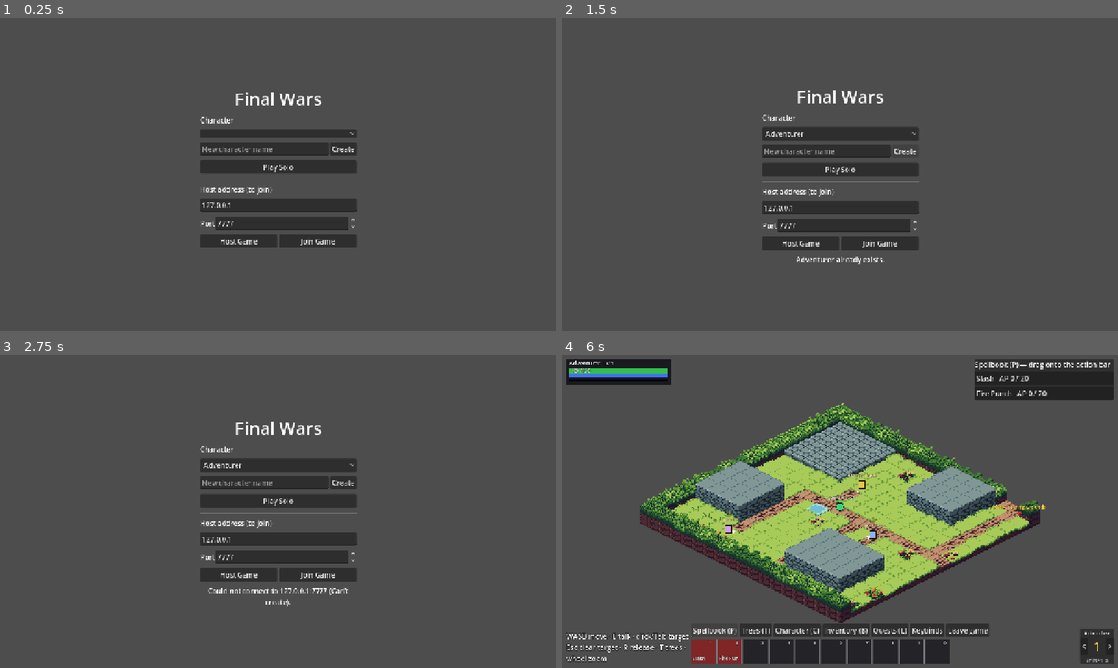
Above: before the commit, frames 1-4 (two rows, left to right).
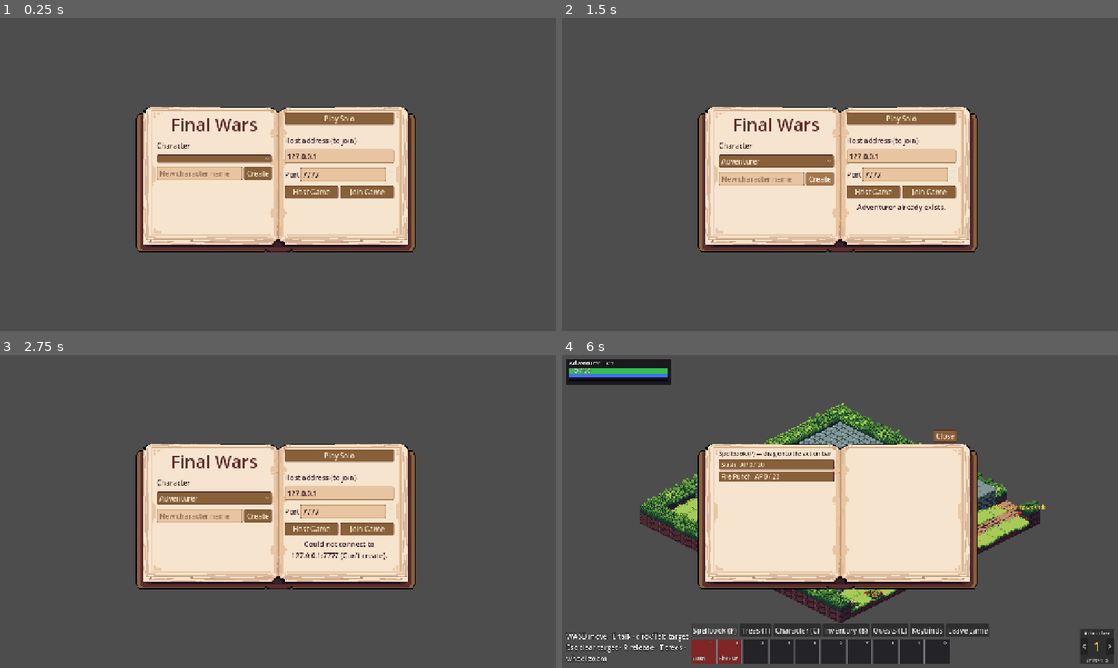
Above: after the commit, the same moments.

Repository: victorduvergermacarons-lang/Final-Wars
Game: Godot game, scene res://scenes/main.tscn
Two runs of this game, one before a commit and one after it. Both use one fixed random seed, a clock stepped at 60 frames per second and the inputs below.
Inputs:
- Up to frame 1 (0.25 s): no input
- Up to frame 2 (1.5 s): click "Create" at 0.5 s; click "Create" at 1.25 s
- Up to frame 3 (2.75 s): click "Join Game" at 2 s
- Up to frame 4 (6 s): click "Create" at 2.75 s; click "Play Solo" at 3.5 s; click "Keybinds" at 4.25 s; click "Done binding" at 5 s; click "Spellbook (P)" at 5.75 s

The runs differ from the first frame. In frame 1, 23% of the frame differs, in the area x 24-75%, y 23-75%; in frame 2, 23%; in frame 3, 24%; in frame 4, 27%, in the area x 24-100%, y 1-75%.

Commit message:
Menus written in the menu book (Layer 1), ink on parchment
A first test of the user's pixel-art book as the backdrop for every menu.

- assets/ui/menu_book.png: Layer 1 of art/menu_book.aseprite (480x270),
  exported with Aseprite's command line.
- BookView: draws the book at the largest whole-pixel scale that fits
  (4x at 1080p, full screen) and offers left page, right page and spread.
- In game: menu windows go on the pages (older left, newer right, a
  third closes the oldest); the ability trees fill the spread; oversized
  windows shrink to fit; a Close button; the HUD stays on top.
- Main menu: title and character left, Play/Host/Join right.
- UiPalette: paper/leather colours from the art and a paper theme (see-
  through window boxes, ink text, leather buttons and tabs, paper fields
  and tooltips). Shared text and rarity colours now read on paper; the
  quest tracker and dialogue box are paper sheets.

Co-Authored-By: Claude Opus 5.5 <noreply@anthropic.com>

Diff:
--- a/data/defs/rarity.gd
+++ b/data/defs/rarity.gd
@@ -10,7 +10,8 @@
 }
 
 const NAMES := ["Common", "Uncommon", "Rare", "Epic"]
-const COLORS := [Color(0.92, 0.92, 0.92), Color(0.3, 0.9, 0.35), Color(0.3, 0.55, 1.0), Color(0.72, 0.38, 1.0)]
+## Name colours, chosen to read as ink on the paper menus (UiPalette).
+const COLORS := [Color("341c27"), Color("2e7d32"), Color("1f5fa8"), Color("7b2fa8")]
 
 
 static func color(id: Id) -> Color:
--- /dev/null
+++ b/ui/book_view.gd
@@ -0,0 +1,110 @@
+class_name BookView
+extends Control
+## The menu book (assets/ui/menu_book.png, Layer 1 of art/menu_book.aseprite)
+## drawn in the middle of the screen at the largest whole number of screen
+## pixels per art pixel that fits (4 at 1080p: the 480×270 art fills the
+## screen). Menus go on its pages: `left_page`, `right_page`, or `spread` (both
+## pages, for big windows). Children of the pages are laid out by fit_pages():
+## top-centred, scaled down if they don't fit. Uses the paper theme.
+
+signal close_requested
+
+const TEXTURE := preload("res://assets/ui/menu_book.png")
+const ART_SIZE := Vector2(480, 270)
+## Writable areas in art pixels, inside the page borders (measured on the art).
+const LEFT_PAGE := Rect2(66, 46, 166, 174)
+const RIGHT_PAGE := Rect2(250, 46, 158, 174)
+## The book's top edge (art y), for the Close button above it.
+const TOP_EDGE := 37.0
+
+var left_page := Control.new()
+var right_page := Control.new()
+var spread := Control.new()
+var close_button: Button
+## Book rect in this control's coordinates, and UI units per art pixel.
+var book_rect := Rect2()
+var art_scale := 1.0
+## Fit the pages' children (fit_pages) whenever the book is laid out.
+## Off for pages whose content fills them by its own anchors (main menu).
+var auto_fit := true
+
+
+func _init(with_close: bool = true) -> void:
+	set_anchors_preset(Control.PRESET_FULL_RECT)
+	mouse_filter = Control.MOUSE_FILTER_STOP # menus are open: clicks don't reach the world
+	theme = UiPalette.paper_theme()
+	for page in [left_page, right_page, spread]:
+		page.mouse_filter = Control.MOUSE_FILTER_IGNORE
+		add_child(page)
+	if with_close:
+		close_button = Button.new()
+		close_button.text = "Close"
+		close_button.focus_mode = Control.FOCUS_NONE
+		close_button.pressed.connect(func(): close_requested.emit())
+		add_child(close_button)
+	resized.connect(_layout)
+
+
+func _ready() -> void:
+	# The UI keeps its 1280×720 size when the window is resized, so watch the window.
+	get_window().size_changed.connect(_layout)
+	_layout()
+
+
+func _draw() -> void:
+	draw_texture_rect(TEXTURE, book_rect, false)
+
+
+## The page `rect` (art pixels) in this control's coordinates.
+func page_rect(rect: Rect2) -> Rect2:
+	return Rect2(book_rect.position + rect.position * art_scale, rect.size * art_scale)
+
+
+## Lays out each child of the pages: at its minimum size, scaled down to fit the
+## page if needed, centred across the top. Call after content changes size.
+func fit_pages() -> void:
+	for page in [left_page, right_page, spread]:
+		for w in page.get_children():
+			if w is Control and w.visible:
+				_fit(w, page.size)
+
+
+static func _fit(w: Control, room: Vector2) -> void:
+	var need := w.get_combined_minimum_size()
+	if need.x <= 0.0 or need.y <= 0.0:
+		return
+	w.size = need
+	var k := minf(1.0, minf(room.x / need.x, room.y / need.y))
+	w.scale = Vector2(k, k)
+	w.position = Vector2(floorf((room.x - need.x * k) * 0.5), 0.0)
+
+
+func _layout() -> void:
+	var view := size
+	var window := Vector2(get_window().size) if is_inside_tree() else view
+	# Screen pixels per UI unit (the window stretches the 1280×720 UI).
+	var stretch := minf(window.x / maxf(view.x, 1.0), window.y / maxf(view.y, 1.0))
+	if stretch <= 0.0:
+		stretch = 1.0
+	var screen_scale := maxf(1.0, floorf(minf(window.x / ART_SIZE.x, window.y / ART_SIZE.y)))
+	art_scale = screen_scale / stretch
+	var book_size := ART_SIZE * art_scale
+	# On whole screen pixels, so every art pixel is the same size.
+	var corner := ((view - book_size) * 0.5 * stretch).floor() / stretch
+	book_rect = Rect2(corner, book_size)
+	_set_rect(left_page, page_rect(LEFT_PAGE))
+	_set_rect(right_page, page_rect(RIGHT_PAGE))
+	_set_rect(spread, page_rect(Rect2(LEFT_PAGE.position, RIGHT_PAGE.end - LEFT_PAGE.position)))
+	if close_button != null:
+		var b := close_button.get_combined_minimum_size()
+		close_button.size = b
+		close_button.position = Vector2(book_rect.position.x + RIGHT_PAGE.end.x * art_scale - b.x,
+				book_rect.position.y + TOP_EDGE * art_scale - b.y - 2.0)
+	if auto_fit:
+		fit_pages()
+	queue_redraw()
+
+
+static func _set_rect(c: Control, r: Rect2) -> void:
+	c.position = r.position
+	c.size = r.size
--- a/ui/hud/ability_tree_window.gd
+++ b/ui/hud/ability_tree_window.gd
@@ -33,11 +33,7 @@
 
 func _init(p_hud: Hud) -> void:
 	hud = p_hud
-	var bg := StyleBoxFlat.new()
-	bg.bg_color = Color(0.08, 0.08, 0.11, 0.97)
-	bg.set_content_margin_all(10)
-	bg.set_corner_radius_all(4)
-	add_theme_stylebox_override("panel", bg)
+	# Drawn on the menu book's pages: no box of its own (the paper shows).
 	var box := VBoxContainer.new()
 	add_child(box)
 	var title := Label.new()
@@ -155,7 +151,7 @@
 			label.position = Vector2(0, y + 8)
 			label.text = "Tier %d\n%s" % [tier, "open" if permanent + 0.0001 >= need else "needs %d" % int(need)]
 			label.add_theme_color_override("font_color",
-					Color(0.6, 0.9, 0.6) if permanent + 0.0001 >= need else Color(0.75, 0.6, 0.6))
+					Color(UiPalette.GREEN) if permanent + 0.0001 >= need else Color(UiPalette.RED))
 			add_child(label)
 			var ids: Array = by_tier.get(tier, [])
 			for i in ids.size():
@@ -173,7 +169,7 @@
 				var done := hero.is_mastered(StringName(pre))
 				_lines.append([from.position + Vector2(NODE_SIZE.x * 0.5, NODE_SIZE.y),
 						_nodes[id].position + Vector2(NODE_SIZE.x * 0.5, 0),
-						Color(0.85, 0.7, 0.2) if done else Color(0.45, 0.45, 0.5)])
+						Color(UiPalette.GOLD) if done else UiPalette.INK_SOFT])
 		queue_redraw()
 
 	func _draw() -> void:
--- a/ui/hud/character_sheet.gd
+++ b/ui/hud/character_sheet.gd
@@ -24,7 +24,7 @@
 	box.add_child(_table)
 	for h in ["Stat", "Base", "Growth", "Gear", "Buffs", "Total"]:
 		var l := _cell(h)
-		l.add_theme_color_override("font_color", Color(0.7, 0.7, 0.75))
+		l.add_theme_color_override("font_color", UiPalette.INK_SOFT)
 	for i in Stat.CORE_COUNT * 6:
 		_cells.append(_cell(""))
 	_mastery = RichTextLabel.new()
@@ -79,21 +79,21 @@
 		var extra := total - perm
 		m.append("  %s %s%s" % [tree, _num(perm), "  [color=%s](+%s from gear)[/color]" % [ItemTooltip.GREEN, _num(extra)] if extra > 0.001 else ""])
 	if m.size() == 1:
-		m.append("  [color=#a8a8b0]none yet: master and use abilities to grow it[/color]")
+		m.append("  [color=%s]none yet: master and use abilities to grow it[/color]" % UiPalette.GREY)
 	_mastery.text = "\n".join(m)
 	var ab := StatBreakdown.abilities(hero)
 	var lines: PackedStringArray = ["[b]Mastered[/b] (usable without their item):"]
 	if ab.mastered.is_empty():
-		lines.append("  [color=#a8a8b0]none yet[/color]")
+		lines.append("  [color=%s]none yet[/color]" % UiPalette.GREY)
 	for a in ab.mastered:
 		lines.append("  [color=%s]%s[/color]" % [ItemTooltip.GREEN, a.display_name])
 	lines.append("[b]In progress:[/b]")
 	if ab.in_progress.is_empty():
-		lines.append("  [color=#a8a8b0]put a scroll or your weapon in the learning slot[/color]")
+		lines.append("  [color=%s]put a scroll or your weapon in the learning slot[/color]" % UiPalette.GREY)
 	for p in ab.in_progress:
 		lines.append("  %s — AP %d / %d%s" % [p.ability.display_name, p.ap, p.needed,
-				"  [color=#6fb6ff](learning)[/color]" if p.earning and p.ability.is_tree_ability() else (
-				"" if p.earning else "  [color=#a8a8b0](not learning)[/color]")])
+				"  [color=%s](learning)[/color]" % UiPalette.BLUE if p.earning and p.ability.is_tree_ability() else (
+				"" if p.earning else "  [color=%s](not learning)[/color]" % UiPalette.GREY)])
 	_abilities.text = "\n".join(lines)
 
 
--- a/ui/hud/dialogue_box.gd
+++ b/ui/hud/dialogue_box.gd
@@ -19,11 +19,14 @@
 func _init(p_hud: Hud) -> void:
 	hud = p_hud
 	custom_minimum_size = Vector2(440, 0)
+	# A paper sheet with ink text, like the menu book.
+	theme = UiPalette.paper_theme()
+	add_theme_stylebox_override("panel", UiPalette.paper_panel(10))
 	var box := VBoxContainer.new()
 	add_child(box)
 	_title = Label.new()
 	_title.add_theme_font_size_override("font_size", 18)
-	_title.add_theme_color_override("font_color", Color(1, 0.9, 0.6))
+	_title.add_theme_color_override("font_color", UiPalette.LEATHER_DARK)
 	box.add_child(_title)
 	_text = RichTextLabel.new()
 	_text.bbcode_enabled = true
--- a/ui/hud/hud.gd
+++ b/ui/hud/hud.gd
@@ -48,6 +48,10 @@
 var hovered_slot := -1
 
 var _root: Control
+## The menu book; open menu windows are on its pages.
+var book: BookView
+## Open book windows, oldest first (the two newest are shown, older ones close).
+var _open_order: Array[Control] = []
 var _party: VBoxContainer
 var _party_frames := {} # hero id -> UnitFrame
 var inventory_window: InventoryWindow
@@ -84,6 +88,13 @@
 	_root.set_anchors_preset(Control.PRESET_FULL_RECT)
 	_root.mouse_filter = Control.MOUSE_FILTER_IGNORE
 	add_child(_root)
+
+	# The menu book, under the rest of the HUD (frames, action bar and buttons stay
+	# usable on top). Menu windows are written on its pages (_update_book).
+	book = BookView.new()
+	book.visible = false
+	book.close_requested.connect(close_menus)
+	_root.add_child(book)
 
 	# Top-left: me, my target, then the rest of the party.
 	var top := HBoxContainer.new()
@@ -155,31 +166,19 @@
 	pager_hint.add_theme_color_override("font_color", Color(0.7, 0.7, 0.75))
 	pager_box.add_child(pager_hint)
 
-	# Panels on the right, side by side (stacked they ran off a 720p screen).
-	var right := HBoxContainer.new()
-	right.alignment = BoxContainer.ALIGNMENT_END
-	right.set_anchors_preset(Control.PRESET_TOP_RIGHT)
-	right.grow_horizontal = Control.GROW_DIRECTION_BEGIN
-	right.position = Vector2(-10, 10)
-	_root.add_child(right)
+	# Menu windows live on the book's pages (see _update_book).
 	_character = CharacterSheet.new(self)
 	_character.visible = false
-	right.add_child(_character)
 	inventory_window = InventoryWindow.new(self)
 	inventory_window.visible = false
-	right.add_child(inventory_window)
 	loot_window = LootWindow.new(self)
-	right.add_child(loot_window)
 	vendor_window = VendorWindow.new(self)
-	right.add_child(vendor_window)
 	_spellbook = SpellbookPanel.new(self)
 	_spellbook.visible = false
-	right.add_child(_spellbook)
 	quest_log = QuestLogWindow.new(self)
 	quest_log.visible = false
-	right.add_child(quest_log)
-	for panel in right.get_children():
-		panel.size_flags_vertical = Control.SIZE_SHRINK_BEGIN
+	for w in [_character, inventory_window, loot_window, vendor_window, _spellbook, quest_log]:
+		book.left_page.add_child(w)
 
 	# Debug console (`), top centre.
 	console = DebugConsole.new(self)
@@ -189,13 +188,10 @@
 	console.position.y += 80
 	_root.add_child(console)
 
-	# Ability trees: a big window in the middle of the screen.
+	# Ability trees: a big window across both pages.
 	trees_window = AbilityTreeWindow.new(self)
 	trees_window.visible = false
-	trees_window.set_anchors_preset(Control.PRESET_CENTER)
-	trees_window.grow_horizontal = Control.GROW_DIRECTION_BOTH
-	trees_window.grow_vertical = Control.GROW_DIRECTION_BOTH
-	_root.add_child(trees_window)
+	book.spread.add_child(trees_window)
 
 	# Quest tracker on the right edge.
 	_tracker = RichTextLabel.new()
@@ -206,13 +202,11 @@
 	_tracker.set_anchors_preset(Control.PRESET_CENTER_RIGHT)
 	_tracker.grow_horizontal = Control.GROW_DIRECTION_BEGIN
 	_tracker.position.x -= 10
-	_tracker.add_theme_constant_override("outline_size", 4)
-	_tracker.add_theme_color_override("font_outline_color", Color.BLACK)
 	_tracker.mouse_filter = Control.MOUSE_FILTER_IGNORE
-	var tracker_bg := StyleBoxFlat.new()
-	tracker_bg.bg_color = Color(0.05, 0.05, 0.08, 0.6)
-	tracker_bg.set_content_margin_all(6)
-	tracker_bg.set_corner_radius_all(3)
+	# A note on paper, in ink like the book (QuestText's colours are for paper).
+	_tracker.theme = UiPalette.paper_theme()
+	var tracker_bg := UiPalette.paper_panel(8)
+	tracker_bg.bg_color = Color(UiPalette.PAPER, 0.92)
 	_tracker.add_theme_stylebox_override("normal", tracker_bg)
 	_root.add_child(_tracker)
 	_root.move_child(_tracker, 0) # behind every window
@@ -264,6 +258,7 @@
 
 
 func _process(_delta: float) -> void:
+	_update_book()
 	var hero: Hero = session.local_hero()
 	if hero == null:
 		return
@@ -344,6 +339,48 @@
 
 func _toggle(panel: Control) -> void:
 	panel.visible = not panel.visible
+
+
+## The windows written in the book.
+func _book_windows() -> Array[Control]:
+	return [_character, inventory_window, loot_window, vendor_window, _spellbook, quest_log, trees_window]
+
+
+## Puts open windows on the book's pages and shows the book while any is open.
+## Two pages: the older open window goes left, the newer right; opening a third
+## closes the oldest. The ability trees take both pages, alone.
+func _update_book() -> void:
+	for w in _open_order.duplicate():
+		if not w.visible:
+			_open_order.erase(w)
+	for w in _book_windows():
+		if w.visible and not _open_order.has(w):
+			_open_order.append(w) # just opened: the newest
+	if not _open_order.is_empty():
+		var newest: Control = _open_order.back()
+		for w in _open_order.duplicate():
+			# The trees fill the spread: they close the others, and the others close them.
+			var clash: bool = (newest == trees_window) != (w == trees_window)
+			if w != newest and (clash or _open_order.size() > 2 and w == _open_order[0]):
+				w.visible = false
+				_open_order.erase(w)
+	for i in _open_order.size():
+		var w := _open_order[i]
+		var page: Control = book.spread if w == trees_window else (book.left_page if i == 0 else book.right_page)
+		if w.get_parent() != page:
+			w.reparent(page, false)
+	book.visible = not _open_order.is_empty()
+	if book.visible:
+		book.fit_pages()
+
+
+## Closes every window in the book (its Close button).
+func close_menus() -> void:
+	for w in _book_windows():
+		if w == vendor_window:
+			vendor_window.close()
+		else:
+			w.visible = false
 
 
 func _on_bar_changed() -> void:
@@ -426,11 +463,9 @@
 ## Whether an open window overlaps the quest tracker (then the tracker hides,
 ## so its text never mixes with a menu's).
 func _tracker_covered() -> bool:
-	var area := _tracker.get_global_rect()
-	for w in [_character, inventory_window, loot_window, vendor_window, _spellbook, quest_log, dialogue, trees_window]:
-		if w.is_visible_in_tree() and w.get_global_rect().intersects(area):
-			return true
-	return false
+	if book.visible:
+		return true
+	return dialogue.visible and dialogue.get_global_rect().intersects(_tracker.get_global_rect())
 
 
 ## "!" / "?" over quest givers, for the local hero.
--- a/ui/hud/inventory_window.gd
+++ b/ui/hud/inventory_window.gd
@@ -20,7 +20,7 @@
 	title.custom_minimum_size = Vector2(420, 0)
 	box.add_child(title)
 	_gold = Label.new()
-	_gold.add_theme_color_override("font_color", Color(1, 0.85, 0.3))
+	_gold.add_theme_color_override("font_color", Color(UiPalette.GOLD))
 	box.add_child(_gold)
 	var row := HBoxContainer.new()
 	row.add_theme_constant_override("separation", 16)
--- a/ui/hud/learning_row.gd
+++ b/ui/hud/learning_row.gd
@@ -12,7 +12,7 @@
 	add_child(ItemSlotView.new(hud, ItemSlotView.Kind.LEARNING, 0))
 	_label = Label.new()
 	_label.add_theme_font_size_override("font_size", 12)
-	_label.add_theme_color_override("font_color", ItemSlotView.LEARNING_COLOR)
+	_label.add_theme_color_override("font_color", Color(UiPalette.BLUE))
 	_label.custom_minimum_size = Vector2(130, 0)
 	add_child(_label)
 
--- a/ui/hud/loot_window.gd
+++ b/ui/hud/loot_window.gd
@@ -13,7 +13,7 @@
 	add_child(box)
 	var title := Label.new()
 	title.text = "Loot (your bag was full)"
-	title.add_theme_color_override("font_color", Color(1, 0.85, 0.4))
+	title.add_theme_color_override("font_color", Color(UiPalette.GOLD))
 	box.add_child(title)
 	_list = VBoxContainer.new()
 	box.add_child(_list)
--- a/ui/hud/vendor_window.gd
+++ b/ui/hud/vendor_window.gd
@@ -16,14 +16,14 @@
 	var box := VBoxContainer.new()
 	add_child(box)
 	_title = Label.new()
-	_title.add_theme_color_override("font_color", Color(1, 0.9, 0.6))
+	_title.add_theme_color_override("font_color", UiPalette.LEATHER_DARK)
 	box.add_child(_title)
 	var hint := Label.new()
 	hint.text = "Right-click an item in your bag (B) to sell it."
-	hint.add_theme_color_override("font_color", Color(0.7, 0.7, 0.75))
+	hint.add_theme_color_override("font_color", UiPalette.INK_SOFT)
 	box.add_child(hint)
 	_gold = Label.new()
-	_gold.add_theme_color_override("font_color", Color(1, 0.85, 0.3))
+	_gold.add_theme_color_override("font_color", Color(UiPalette.GOLD))
 	box.add_child(_gold)
 	# The goods scroll (Hilda sells two dozen things).
 	var scroll := ScrollContainer.new()
--- a/ui/item_tooltip.gd
+++ b/ui/item_tooltip.gd
@@ -8,9 +8,9 @@
 	"Magic Defense", "Crit Rate", "Crit Damage", "Speed", "Accuracy", "Evasion", "Jump",
 	"Fire Mastery", "Earth Mastery", "Water Mastery", "Air Mastery", "Sword Mastery",
 	"Bow Mastery", "Hammer Mastery"]
-const GREEN := "#5fe36b"
-const RED := "#ff6b5b"
-const GREY := "#a8a8b0"
+const GREEN := UiPalette.GREEN
+const RED := UiPalette.RED
+const GREY := UiPalette.GREY
 
 
 static func text(item: ItemDef, hero: Hero, rules: CombatRules, worn: bool) -> String:
@@ -18,7 +18,7 @@
 	lines.append("[color=#%s][b]%s[/b][/color]" % [Rarity.color(item.rarity).to_html(false), item.display_name])
 	var kind: String = EquipSlot.TYPE_NAMES[item.slot] if item.is_equippable() else ""
 	if item.quest_item:
-		lines.append("[color=#ffd75e]Quest item[/color]")
+		lines.append("[color=%s]Quest item[/color]" % UiPalette.GOLD)
 	else:
 		lines.append("[color=%s]%s%s[/color]" % [GREY, Rarity.NAMES[item.rarity], "  ·  " + kind if kind != "" else ""])
 	for id in Stat.all():
@@ -58,7 +58,7 @@
 	return "\n".join(lines)
 
 
-const BLUE := "#6fb6ff"
+const BLUE := UiPalette.BLUE
 
 
 ## Where this ability-tree item stands for the hero: in the learning slot, mastered,
--- a/ui/main_menu.gd
+++ b/ui/main_menu.gd
@@ -16,18 +16,18 @@
 
 
 func _ready() -> void:
-	var center := CenterContainer.new()
-	center.set_anchors_preset(Control.PRESET_FULL_RECT)
-	add_child(center)
-	var box := VBoxContainer.new()
-	box.custom_minimum_size = Vector2(360, 0)
-	box.add_theme_constant_override("separation", 10)
-	center.add_child(box)
+	# Written in the menu book: the title and your character on the left page,
+	# how to play on the right.
+	var book := BookView.new(false)
+	book.auto_fit = false
+	add_child(book)
+	var box := _page(book.left_page)
 
 	var title := Label.new()
 	title.text = "Final Wars"
 	title.horizontal_alignment = HORIZONTAL_ALIGNMENT_CENTER
 	title.add_theme_font_size_override("font_size", 40)
+	title.add_theme_color_override("font_color", UiPalette.LEATHER_DARK)
 	box.add_child(title)
 
 	var pick_label := Label.new()
@@ -44,6 +44,8 @@
 	create_row.add_child(_button("Create", _on_create))
 	box.add_child(create_row)
 	_refresh_characters("")
+
+	box = _page(book.right_page)
 	box.add_child(_button("Play Solo", func(): _start(func(c): solo_requested.emit(c))))
 	box.add_child(HSeparator.new())
 	_address = _field(box, "Host address (to join)", "127.0.0.1")
@@ -70,6 +72,15 @@
 	_status.autowrap_mode = TextServer.AUTOWRAP_WORD
 	_status.horizontal_alignment = HORIZONTAL_ALIGNMENT_CENTER
 	box.add_child(_status)
+
+
+## A column filling a page of the book.
+func _page(page: Control) -> VBoxContainer:
+	var box := VBoxContainer.new()
+	box.set_anchors_preset(Control.PRESET_FULL_RECT)
+	box.add_theme_constant_override("separation", 10)
+	page.add_child(box)
+	return box
 
 
 func show_status(text: String) -> void:
--- a/ui/quest_text.gd
+++ b/ui/quest_text.gd
@@ -3,9 +3,9 @@
 ## Player-facing quest text (BBCode): objectives with progress, rewards, the
 ## on-screen tracker and log messages. Pure functions, so they're testable.
 
-const GOLD := "#ffd75e"
-const GREEN := "#5fe36b"
-const GREY := "#a8a8b0"
+const GOLD := UiPalette.GOLD
+const GREEN := UiPalette.GREEN
+const GREY := UiPalette.GREY
 
 
 ## "Wolves slain: 1/2", or "Talk to Old Maren" (done ones turn green with "(done)").
--- /dev/null
+++ b/ui/ui_palette.gd
@@ -0,0 +1,96 @@
+class_name UiPalette
+extends RefCounted
+## Colours and theme for menus written on paper: the menu book's pages, tooltips,
+## the quest tracker and the dialogue box. Paper and leather colours are taken
+## from the book art (assets/ui/menu_book.png); text is dark ink so it reads on
+## cream. The HUD over the world (unit frames, action bar, message log) keeps
+## Godot's dark default look.
+
+const PAPER := Color("f6e4ce")
+const PAPER_SHADE := Color("e9c4a0")
+const PAPER_EDGE := Color("d9b89b")
+const INK := Color("341c27")
+## Hints and secondary text (was light grey on dark).
+const INK_SOFT := Color("7a5c4f")
+const LEATHER := Color("886039")
+const LEATHER_LIGHT := Color("a8784a")
+const LEATHER_DARK := Color("5f2c2c")
+
+## BBCode colours that read on paper (ItemTooltip, QuestText…).
+const GREEN := "#2e7d32"
+const RED := "#b3261e"
+const GREY := "#7a5c4f"
+const GOLD := "#94600a"
+const BLUE := "#1f5fa8"
+
+static var _paper_theme: Theme
+
+
+## The theme for anything drawn on paper: window boxes are see-through (the page
+## shows), text is ink, buttons are leather, fields and tooltips are paper.
+static func paper_theme() -> Theme:
+	if _paper_theme != null:
+		return _paper_theme
+	var t := Theme.new()
+	t.set_color("font_color", "Label", INK)
+	t.set_color("default_color", "RichTextLabel", INK)
+	t.set_stylebox("panel", "PanelContainer", StyleBoxEmpty.new())
+
+	for type in ["Button", "OptionButton", "CheckBox"]:
+		t.set_stylebox("normal", type, _box(LEATHER, LEATHER_DARK))
+		t.set_stylebox("hover", type, _box(LEATHER_LIGHT, LEATHER_DARK))
+		t.set_stylebox("pressed", type, _box(LEATHER_DARK, LEATHER_DARK))
+		t.set_stylebox("disabled", type, _box(Color(LEATHER, 0.45), Color(LEATHER_DARK, 0.45)))
+		t.set_stylebox("focus", type, StyleBoxEmpty.new())
+		t.set_color("font_color", type, PAPER)
+		t.set_color("font_hover_color", type, Color.WHITE)
+		t.set_color("font_pressed_color", type, PAPER)
+		t.set_color("font_focus_color", type, PAPER)
+		t.set_color("font_disabled_color", type, Color(PAPER, 0.6))
+
+	var field := _box(PAPER_SHADE, LEATHER)
+	t.set_stylebox("normal", "LineEdit", field)
+	t.set_stylebox("focus", "LineEdit", _box(PAPER_SHADE, LEATHER_DARK, 2))
+	t.set_color("font_color", "LineEdit", INK)
+	t.set_color("font_placeholder_color", "LineEdit", Color(INK_SOFT, 0.8))
+	t.set_color("caret_color", "LineEdit", INK)
+
+	t.set_stylebox("panel", "TooltipPanel", _box(PAPER, LEATHER, 2, 6))
+	t.set_color("font_color", "TooltipLabel", INK)
+	t.set_stylebox("panel", "PopupMenu", _box(PAPER, LEATHER, 2, 4))
+	t.set_stylebox("hover", "PopupMenu", _box(PAPER_SHADE, PAPER_SHADE))
+	t.set_color("font_color", "PopupMenu", INK)
+	t.set_color("font_hover_color", "PopupMenu", INK)
+
+	t.set_stylebox("tab_selected", "TabBar", _box(LEATHER, LEATHER_DARK))
+	t.set_stylebox("tab_hovered", "TabBar", _box(LEATHER_LIGHT, LEATHER_DARK))
+	t.set_stylebox("tab_unselected", "TabBar", _box(PAPER_SHADE, LEATHER))
+	t.set_stylebox("tab_focus", "TabBar", StyleBoxEmpty.new())
+	t.set_color("font_selected_color", "TabBar", PAPER)
+	t.set_color("font_hovered_color", "TabBar", Color.WHITE)
+	t.set_color("font_unselected_color", "TabBar", INK)
+
+	var line := StyleBoxLine.new()
+	line.color = Color(LEATHER, 0.6)
+	line.thickness = 1
+	t.set_stylebox("separator", "HSeparator", line)
+	_paper_theme = t
+	return t
+
+
+## A loose paper sheet (dialogue box, quest tracker): paper with a leather edge.
+static func paper_panel(margin: float = 8.0) -> StyleBoxFlat:
+	return _box(PAPER, LEATHER, 2, margin)
+
+
+static func _box(bg: Color, border: Color, width: int = 1, margin: float = 6.0) -> StyleBoxFlat:
+	var s := StyleBoxFlat.new()
+	s.bg_color = bg
+	s.border_color = border
+	s.set_border_width_all(width)
+	s.set_corner_radius_all(2)
+	s.content_margin_left = margin
+	s.content_margin_right = margin
+	s.content_margin_top = margin * 0.5
+	s.content_margin_bottom = margin * 0.5
+	return s
Binary file added: art/menu_book.aseprite
Binary file added: assets/ui/menu_book.png
Not shown, added: assets/ui/menu_book.png.import
Not shown, added: ui/book_view.gd.uid
Not shown, added: ui/ui_palette.gd.uid
Not shown, changed: CLAUDE.md
